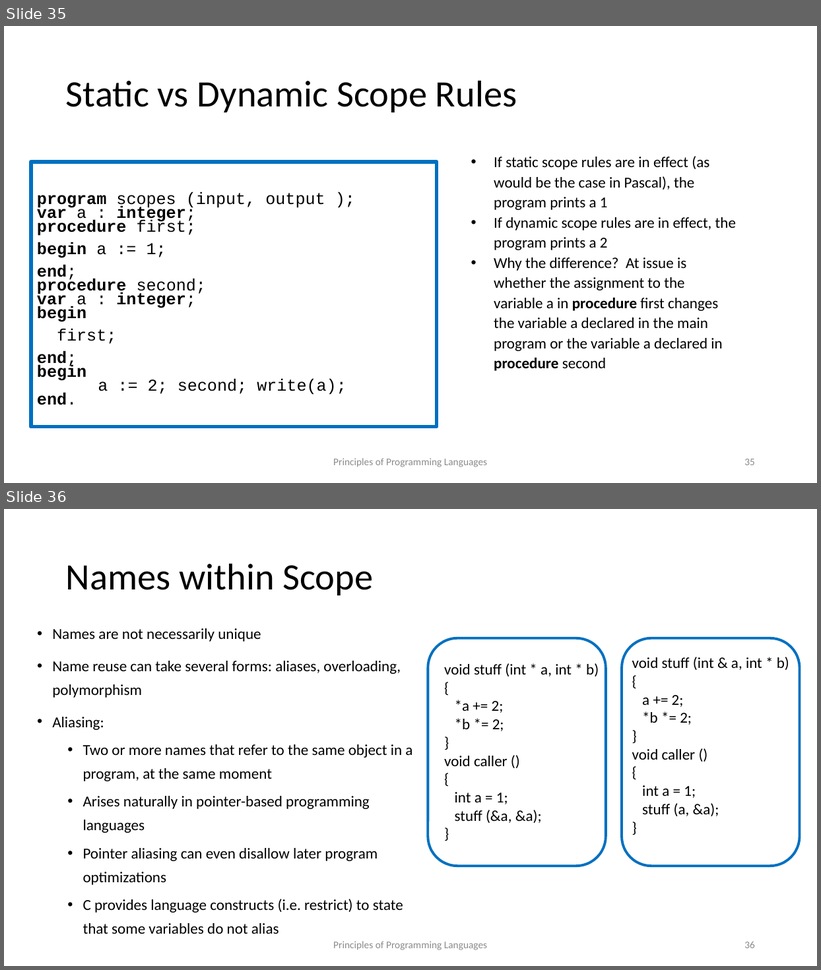
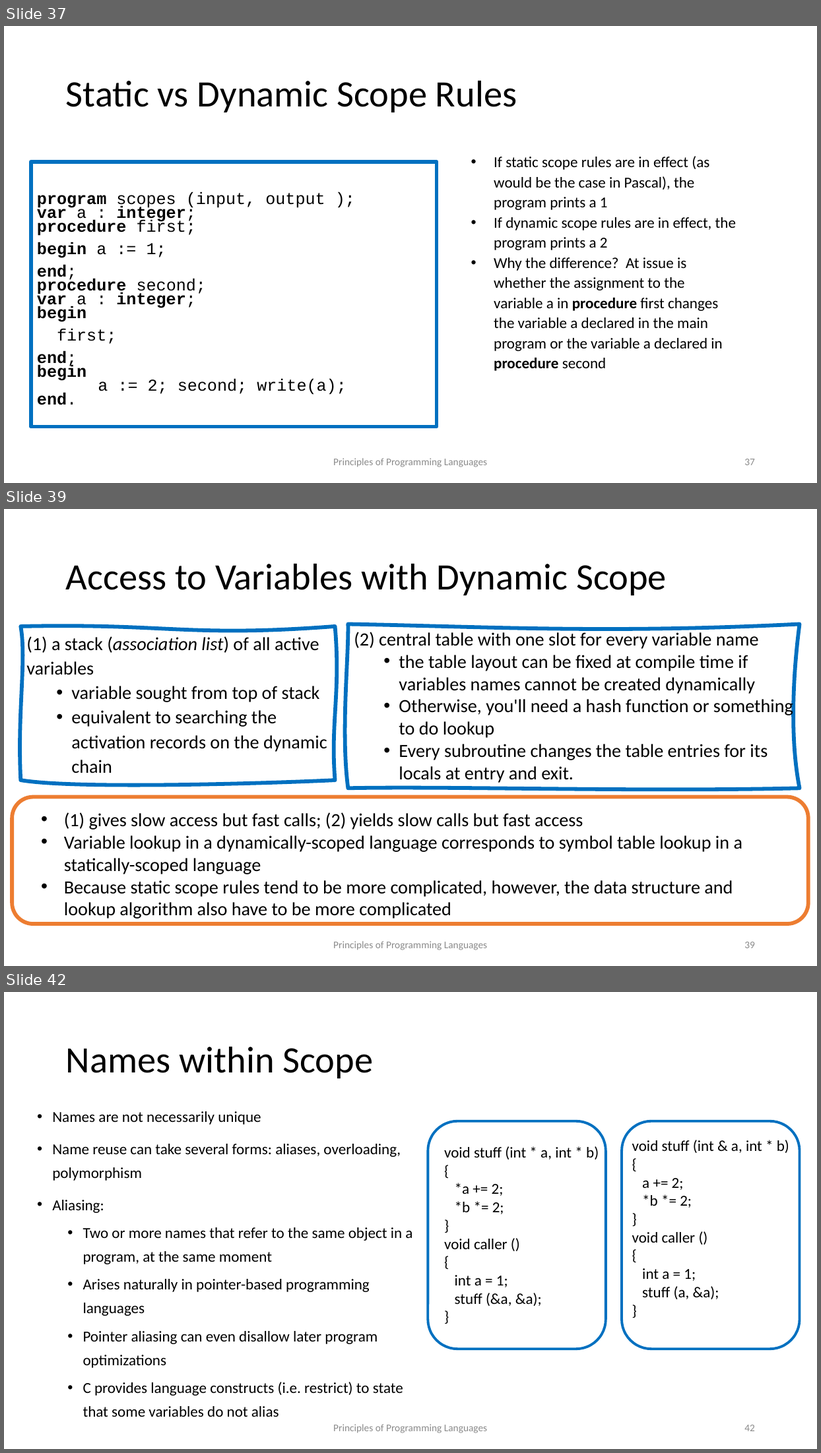
Before and after one commit to kongm/pl-design, a slide deck: environment.pptx. Shown one above the other, each under a label of ours: slides 35 and 36 before the commit, slides 37, 39 and 42 after it; the slides between them are not shown. The pictures are 821x970 and 821x1453 pixels, drawn with LibreOffice and Linux fonts; fonts in the diff are those of the drawing. Boxes give left, top, right and bottom in pixels: in the first picture for what was removed or moved away, otherwise in the second. Text is boxed around its words. In the diff, an @@ line names an element or a change of style, - is before the commit and + after.

```diff
--- a/environment.pptx
+++ b/environment.pptx
@@ slide 39 added at bbox=[4, 509, 817, 966], background #FFFFFF @@
@@ title added at bbox=[66, 563, 667, 595], 44 pt, text #000000 @@
+Access to Variables with Dynamic Scope
@@ freeform shape added at bbox=[20, 626, 335, 780], outline #0070C0 4.5 pt, 22 pt, text #000000 @@
+(1) a stack (association list) of all active variables
+  • variable sought from top of stack
+  • equivalent to searching the activation records on the dynamic chain
@@ freeform shape added at bbox=[348, 625, 799, 788], outline #0070C0 4.5 pt, 22 pt, text #000000 @@
+(2) central table with one slot for every variable name
+  • the table layout can be fixed at compile time if variables names cannot be created dynamically
+  • Otherwise, you'll need a hash function or something to do lookup
+  • Every subroutine changes the table entries for its locals at entry and exit.
@@ rounded rectangle added at bbox=[12, 797, 809, 923], outline #ED7D31 4.5 pt @@
@@ text added at bbox=[64, 813, 743, 919], 22 pt, text #000000 @@
+• (1) gives slow access but fast calls; (2) yields slow calls but fast access
+• Variable lookup in a dynamically-scoped language corresponds to symbol table lookup in a statically-scoped language
+• Because static scope rules tend to be more complicated, however, the data structure and lookup algorithm also have to be more complicated
@@ text added at bbox=[333, 941, 487, 951], 12 pt, text #8C8C8C @@
+Principles of Programming Languages
@@ page number added at bbox=[745, 942, 755, 949], 12 pt, text #8C8C8C @@
+39
@@ what was slide 35 is now slide 37 @@
@@ page number at bbox=[745, 459, 755, 466]: text changed @@
-35
+37
@@ what was slide 36 is now slide 42 @@
@@ page number at bbox=[745, 1425, 755, 1432]: text changed @@
-36
+42
```
Also in this commit, not shown: 2 slides changed, 6 other slides added.
